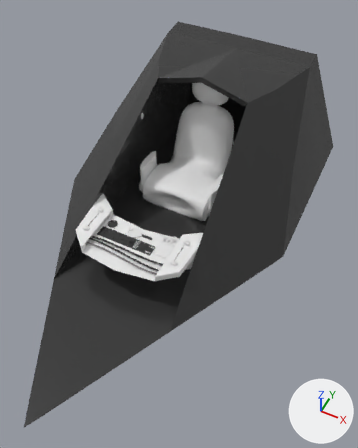
An edit to the FBX model Assets/Models/Ships/Ship0/Cabines.fbx, drawn before and after from the same camera.
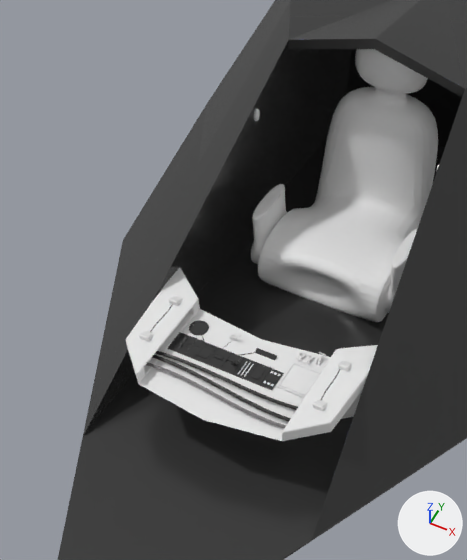
There are two pictures of each version: one whole from a camera (50 mm lens) standing at (2.25, -5.13, 4.5) and looking at (0.38, -1.39, -0.18), one close up on the part from 3% to 69% of the width and 13% to 76% of the height. Lighting does not change. The marker at lower right points along +X, +Y and +Z. Where no turn or scale is listed for an object, it has been applied to the vertices. Vertices at the same position are counted once.
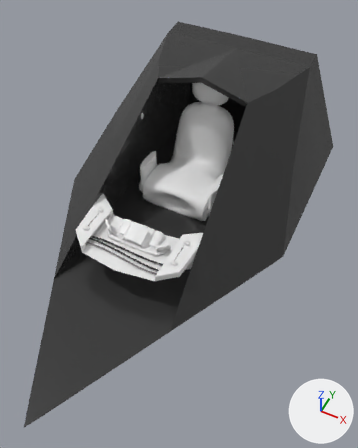
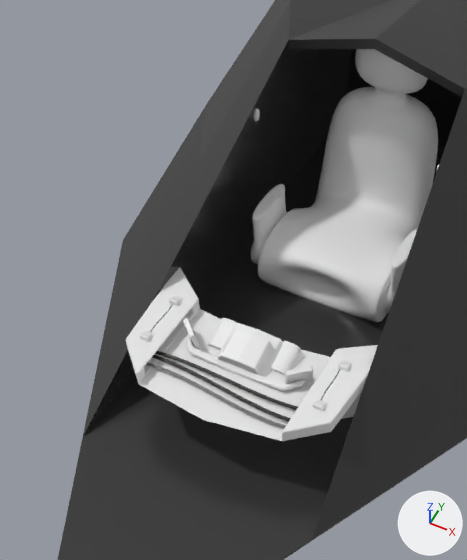
Where the change shows, as pixel boxes (x1, y1, x2, y2) in the close-ups (467 x 560 px):
'Cube.010', deleted (black): before (168, 332, 284, 390)
'Plane.002', added: after (219, 328, 274, 375)
'Cube.002', reshaped, moved, rescaled (185% wider, 76% taller): before (276, 361, 321, 398); after (183, 318, 313, 384)
'Plane.003', added: after (207, 318, 304, 374)
'Cube.003', reshaped, moved, rescaled, turned: before (319, 352, 326, 361); after (186, 335, 305, 391)
'Plane.001', added: after (217, 323, 283, 377)
'Cylinder', deleted: before (189, 320, 209, 335)
'Cube.013', deleted: before (255, 348, 277, 360)
part 1 of me_cube_002, deleted: before (276, 361, 321, 398)
part 2 of me_cube_002, added: after (183, 318, 202, 350)
part 3 of me_cube_002, added: after (285, 366, 313, 384)

What changed in the scene script:
```text
Change me_cube_021:
    used by ob_cube_003; location = (0.421, -1.608, -0.259); rotation_euler = (0.0, 0.785, 1.571), in degrees (0, 45, 90); scale = (-0.00866, -0.00866, -0.00866)
    remove me_cube_021.from_pydata(...)  # 120 vertices, 122 faces; spans x -1.0..1.0, y -2.7..2.7, z -6.92..1.0
    add me_cube_021.from_pydata(...)  # 200 vertices, 198 faces; spans x -5.99..5.99, y -2.18..-0.37, z 0.33..1.0
    me_cube_021 part 4: 120 vertices removed from x -1.0..1.0, y -2.7..2.7, z -6.92..1.0; 200 vertices added at x -5.99..5.99, y -2.18..-0.37, z 0.33..1.0
Change me_cube_002:
    remove me_cube_002.from_pydata(...)  # 72 vertices, 74 faces; spans x -0.111..0.111, y -0.111..0.111, z -0.01..0.01
    add me_cube_002.from_pydata(...)  # 52 vertices, 44 faces; spans x -8.784..8.784, y -1.448..1.461, z -1.041..1.857
    me_cube_002 part 1: 72 vertices removed from x -0.111..0.111, y -0.111..0.111, z -0.01..0.01
    me_cube_002 part 2: 26 vertices added at x -8.784..-5.695, y -1.448..1.461, z -1.041..1.857
    me_cube_002 part 3: 26 vertices added at x 5.695..8.784, y -1.448..1.461, z -1.041..1.857
    add me_cube_002.materials.append(mat_material_011)  # white #e7e7e7
    add me_cube_002.materials.append(mat_material_018)  # black #2b2b2b
Change ob_cube_003:
    ob_cube_003.rotation_euler: (0.0, 0.785, 1.571) -> (0.0, 0.0, 0.0)  # degrees (0, 45, 90) -> degrees (0, 0, 0)
    ob_cube_003.location: (0.421, -1.608, -0.259) -> (0.0, -1.957, -0.189)
    ob_cube_003.scale: (-0.00866, -0.00866, -0.00866) -> (-0.0703, -0.0703, -0.0703)
Change ob_cube_002:
    ob_cube_002.location: (0.384, -1.795, -0.259) -> (0.0, -1.814, -0.212)
    ob_cube_002.scale: (1.0, 1.0, 1.0) -> (0.0532, 0.0532, 0.0532)
Remove ob_cylinder:
    ob_cylinder = bpy.data.objects.new('Cylinder', me_cylinder)
Remove ob_cube_013:
    ob_cube_013 = bpy.data.objects.new('Cube.013', me_cube_020)
Remove ob_cube_010:
    ob_cube_010 = bpy.data.objects.new('Cube.010', me_cube_012)
Remove ob_nurbspath_003:
    ob_nurbspath_003 = bpy.data.objects.new('NurbsPath.003', me_nurbspath_002)
Remove ob_nurbspath_007:
    ob_nurbspath_007 = bpy.data.objects.new('NurbsPath.007', me_nurbspath_008)
Add ob_plane_003:
    ob_plane_003 = bpy.data.objects.new('Plane.003', me_plane_008)  # 64 vertices, 50 faces; spans x -0.315..0.315, y -0.151..0.04, z -0.122..0.036; in mat_material_011 (white #e7e7e7), mat_material_018 (black #2b2b2b)
    ob_plane_003.location = (0.0, -1.652, -0.208)
Add ob_plane_001:
    ob_plane_001 = bpy.data.objects.new('Plane.001', me_plane)  # 68 vertices, 51 faces; spans x -0.213..0.213, y -0.104..0.159, z -0.108..0.095; in mat_material_011 (white #e7e7e7), mat_material_018 (black #2b2b2b)
    ob_plane_001.location = (0.0, -1.787, -0.238)
Add ob_plane_002:
    ob_plane_002 = bpy.data.objects.new('Plane.002', me_plane_006)  # 68 vertices, 51 faces; spans x -0.158..0.158, y -0.077..0.118, z -0.08..0.071; in mat_material_011 (white #e7e7e7), mat_material_018 (black #2b2b2b)
    ob_plane_002.location = (0.0, -1.822, -0.172)
```
